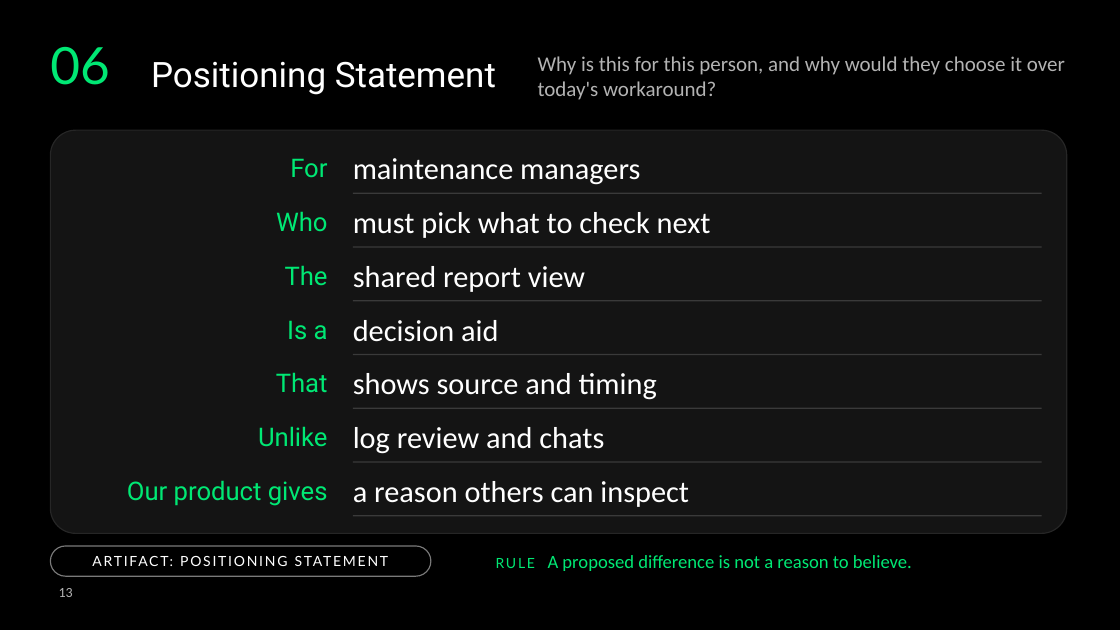
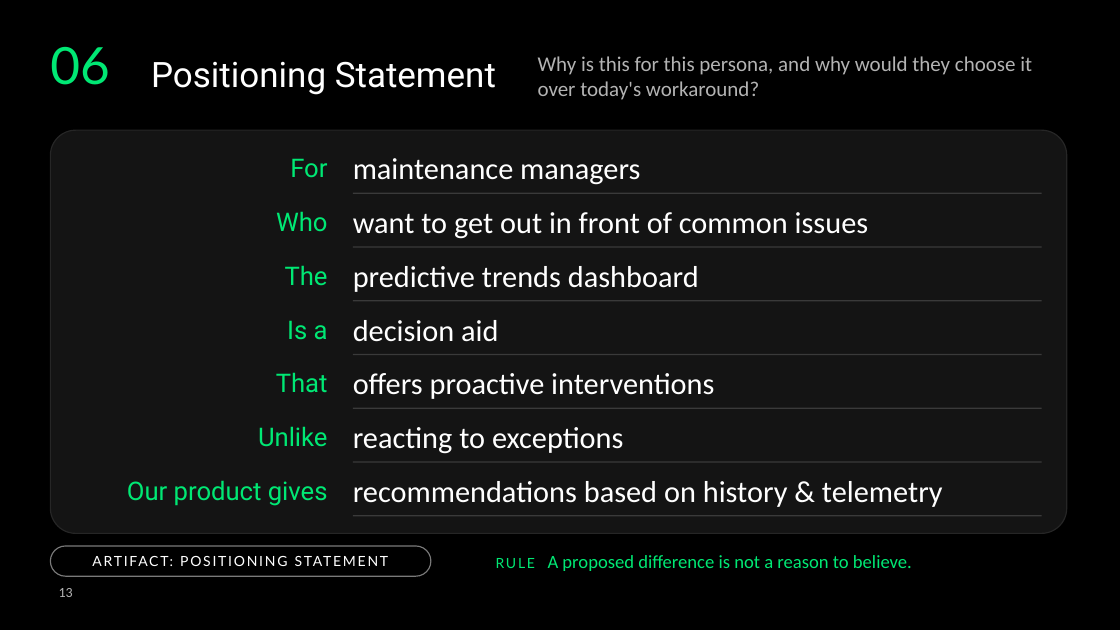
Before and after one commit to deanpeters/AI-Augmented-Product-Discovery-Lab, a slide deck: slide 13 of slides/Build-the-Right-Thing.pptx. Drawn at 1120x630 pixels with LibreOffice and Linux fonts; fonts in the diff are those of the drawing; background and template pictures are left out. Boxes give left, top, right and bottom in pixels: in the first picture for what was removed or moved away, otherwise in the second. Text is boxed around its words. In the diff, an @@ line names an element or a change of style, - is before the commit and + after.

```diff
--- a/slides/Build-the-Right-Thing.pptx
+++ b/slides/Build-the-Right-Thing.pptx
@@ text at [538, 56, 1032, 100]: text changed @@
-Why is this for this person, and why would they choose it over today's workaround?
+Why is this for this persona, and why would they choose it over today's workaround?
@@ text at [353, 212, 869, 239]: text changed @@
-must pick what to check next
+want to get out in front of common issues
@@ text at [353, 266, 699, 292]: text changed @@
-shared report view
+predictive trends dashboard
@@ text at [353, 373, 714, 399]: text changed @@
-shows source and timing
+offers proactive interventions
@@ text at [353, 427, 623, 454]: text changed @@
-log review and chats
+reacting to exceptions
@@ text at [353, 481, 943, 507]: text changed @@
-a reason others can inspect
+recommendations based on history & telemetry
```
Also in this commit, not shown: 16 other slides changed, 1 slide added, 1 slide removed, 3 other files.
